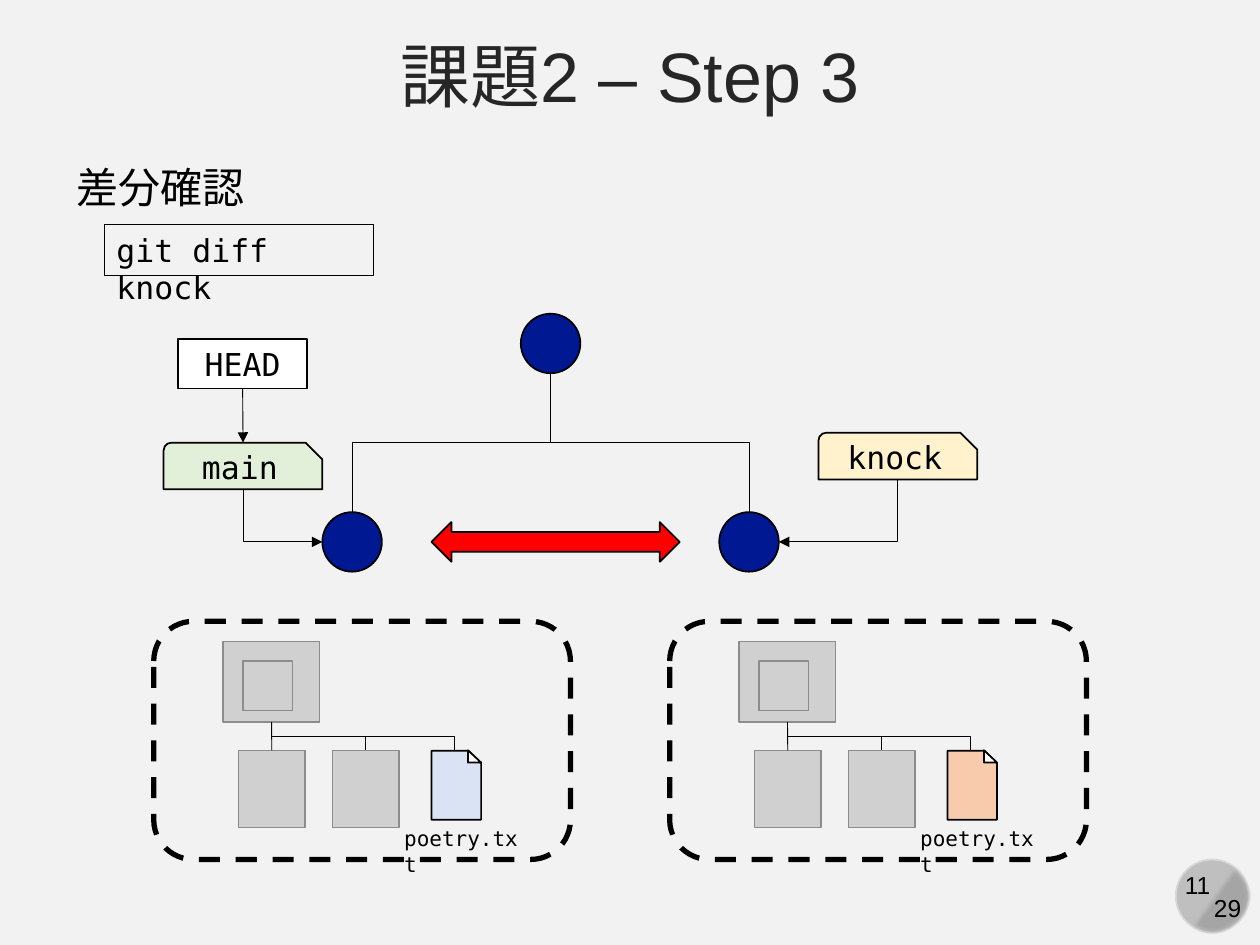
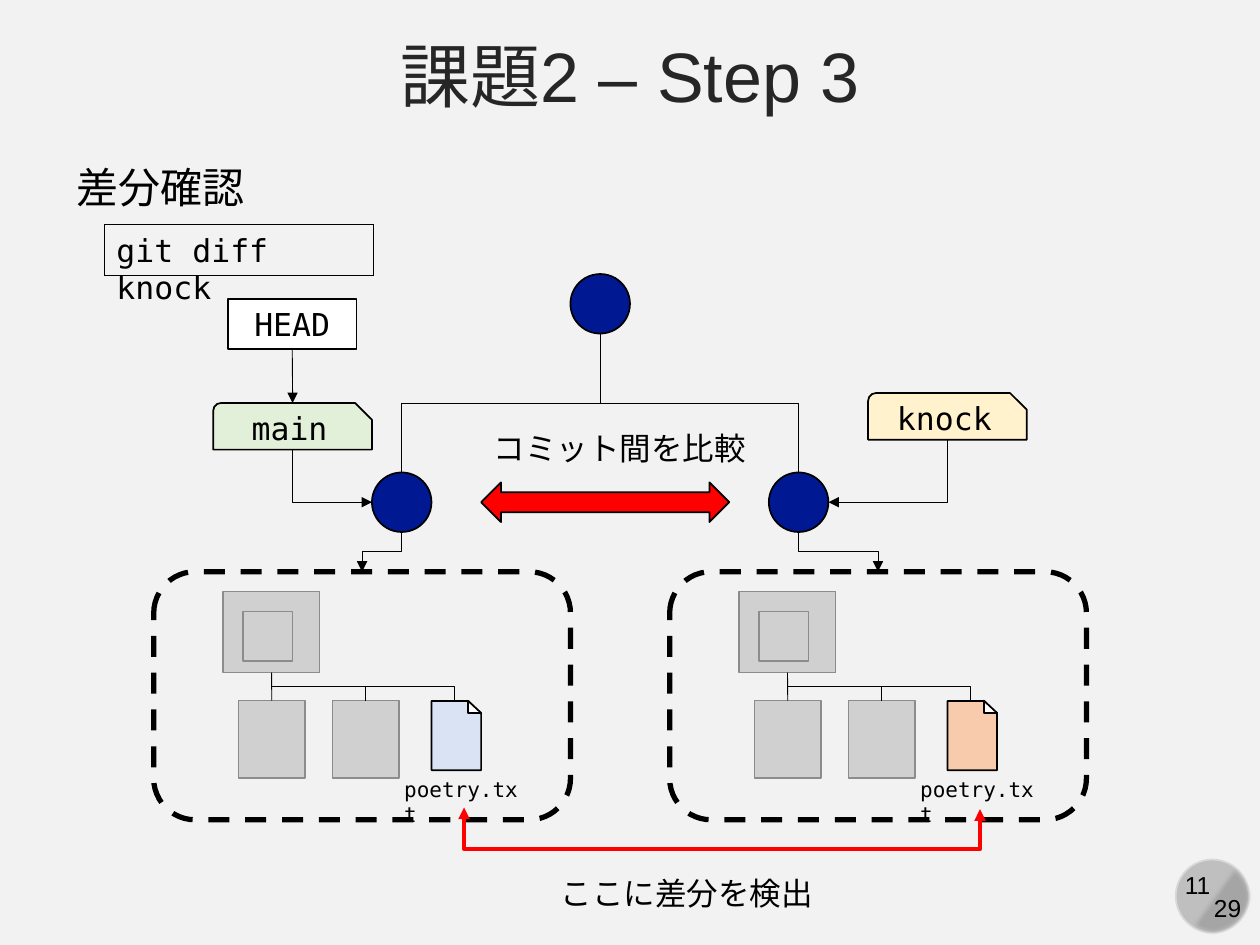
Before and after one commit to kaityo256/github, a slide deck: slide 11 of practice_advanced/fig/slide.pptx. Drawn at 1260x945 pixels with LibreOffice and Linux fonts; fonts in the diff are those of the drawing; grey boxes stand for pictures. Boxes give left, top, right and bottom in pixels: in the first picture for what was removed or moved away, otherwise in the second. Text is boxed around its words. In the diff, an @@ line names an element or a change of style, - is before the commit and + after.

```diff
--- a/practice_advanced/fig/slide.pptx
+++ b/practice_advanced/fig/slide.pptx
@@ text added at bbox=[494, 433, 746, 463], 18 pt, text #000000 @@
+コミット間を比較
@@ 3 ellipses, 2 snip round rects, 2 elbow lines, 2 elbow arrows, 1 rectangle, 1 left right arrow, 1 arrow: place and size @@
-3 ellipses, 2 snip round rects, 2 elbow lines, 2 elbow arrows, 1 rectangle, 1 left right arrow, 1 arrow at bbox=[164, 314, 978, 571]
+3 ellipses, 2 snip round rects, 2 elbow lines, 2 elbow arrows, 1 rectangle, 1 left right arrow, 1 arrow at bbox=[213, 275, 1027, 532]
@@ elbow arrow added from (402, 532) to (362, 572), #000000 0.5 pt @@
@@ elbow arrow added from (799, 532) to (878, 572), #000000 0.5 pt @@
@@ rounded rectangle: place and size @@
-rounded rectangle at bbox=[154, 621, 571, 859]
+rounded rectangle at bbox=[154, 572, 571, 820]
@@ rounded rectangle: place and size @@
-rounded rectangle at bbox=[669, 621, 1086, 859]
+rounded rectangle at bbox=[669, 572, 1086, 820]
@@ 8 pictures, 4 elbow lines, 2 texts, 2 lines, 2 triangles, 2 snip rects: place and size @@
-8 pictures, 4 elbow lines, 2 texts, 2 lines, 2 triangles, 2 snip rects at bbox=[223, 641, 1034, 851]
+8 pictures, 4 elbow lines, 2 texts, 2 lines, 2 triangles, 2 snip rects at bbox=[223, 591, 1034, 802]
@@ elbow double arrow added from (464, 808) to (980, 809), #FF0000 2.25 pt @@
@@ text added at bbox=[561, 878, 813, 908], 18 pt, text #000000 @@
+ここに差分を検出
```
Also in this commit, not shown: 1 other file.
